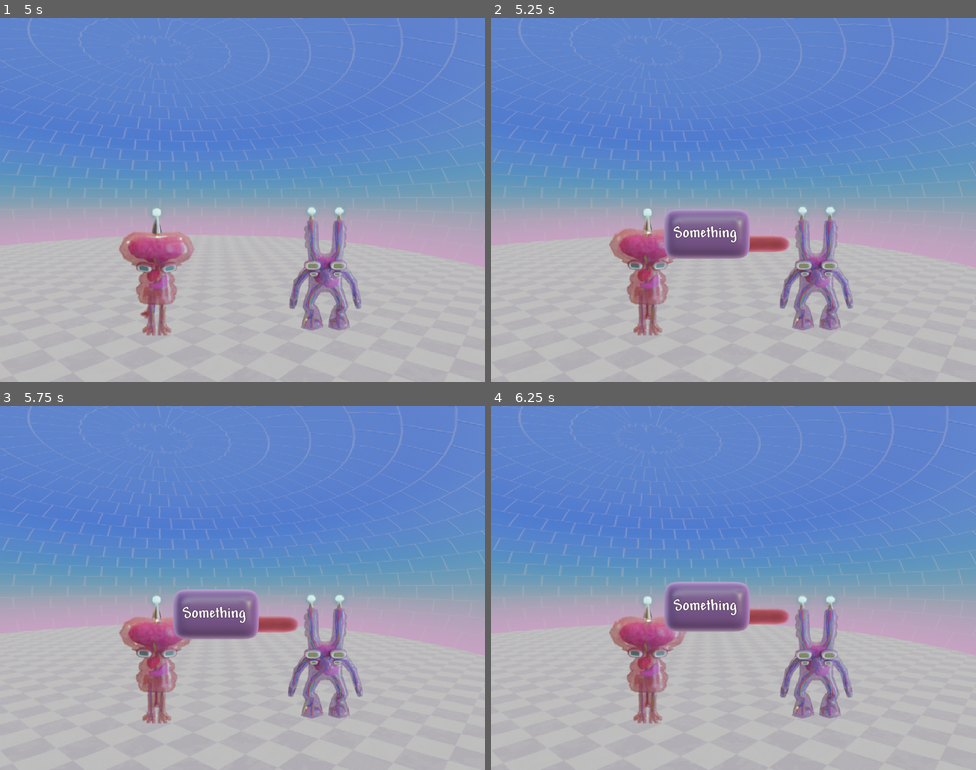
Above: before the commit, frames 1-4 (two rows, left to right).
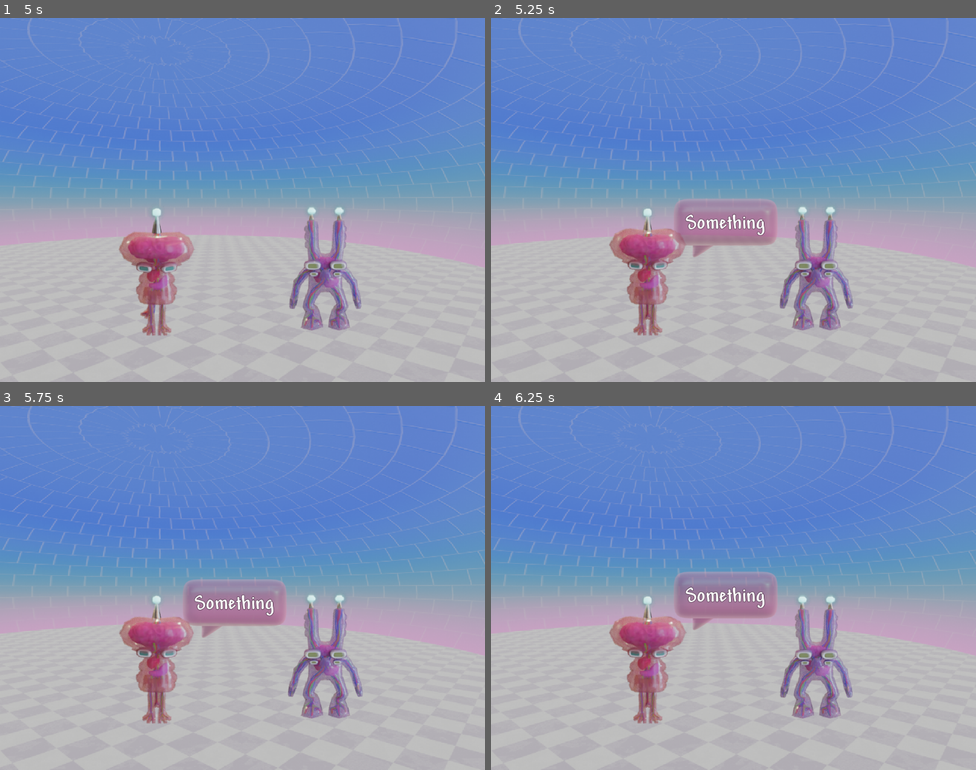
Above: after the commit, the same moments.

Repository: goudreinette/specimenz
Game: Godot game, scene res://rooms/comms_room/communications_room.tscn
Two runs of this game, one before a commit and one after it. Both use one fixed random seed, a clock stepped at 60 frames per second and the inputs below. This scene is started directly instead of the project's main scene.
Inputs (mouse positions are in pixels of both pictures, inside the frame that each line leads up to):
- Up to frame 1 (5 s): tap Enter (ui_accept) at 0.5, 0.77, 3.77 s; move the mouse to (349, 181) at 0.52 s; click (349, 181) at 0.67 s; drag from (145, 218) to (218, 272) at 1.27 s; move the mouse to (291, 119) at 2.02 s; click (291, 119) at 2.17 s; drag from (218, 272) to (97, 145) at 2.77 s; move the mouse to (388, 254) at 3.52 s; click (388, 254) at 3.67 s; drag from (97, 145) to (169, 109) at 4.27 s
- Up to frame 2 (5.25 s): move the mouse to (757, 200) at 5.02 s; click (757, 200) at 5.17 s
- Up to frame 3 (5.75 s): no input
- Up to frame 4 (6.25 s): drag from (660, 497) to (636, 606) at 5.77 s

Frame 1 is identical in both runs. In frame 2, 3.2% of the frame differs, in the area x 35-62%, y 49-67%; in frame 3, 3.1%; in frame 4, 3.2%, in the area x 35-62%, y 45-62%.

Commit message:
bubble tweaks

Diff:
--- a/bubbles/pipettebubble.tscn
+++ b/bubbles/pipettebubble.tscn
@@ -1,40 +1,16 @@
 [gd_scene format=3 uid="uid://dktk6we34mcqp"]
 
-[ext_resource type="Texture2D" uid="uid://c6hx8w8n448vx" path="res://bubbles/pipettebubble.png" id="1_5lu65"]
 [ext_resource type="Script" uid="uid://yrckqn3ljddj" path="res://bubbles/SpeachBubble.gd" id="1_ae871"]
-[ext_resource type="Texture2D" uid="uid://dd8yvf4gnna3b" path="res://bubbles/poopybubbletex.png" id="3_nw034"]
+[ext_resource type="Texture2D" uid="uid://pff8xu4odxy6" path="res://bubbles/pipettebubbletail-crop.png" id="2_nw034"]
+[ext_resource type="Texture2D" uid="uid://bo4aby7h8rp2n" path="res://bubbles/pipettebubbletex.png" id="3_1j2hc"]
 [ext_resource type="FontFile" uid="uid://de6y7ndjmxd6a" path="res://bubbles/Andy Bold.ttf" id="4_1j2hc"]
 
 [sub_resource type="Animation" id="Animation_ae871"]
 length = 0.001
-tracks/0/type = "value"
-tracks/0/imported = false
-tracks/0/enabled = true
-tracks/0/path = NodePath("Poopybubble:scale")
-tracks/0/interp = 1
-tracks/0/loop_wrap = true
-tracks/0/keys = {
-"times": PackedFloat32Array(0),
-"transitions": PackedFloat32Array(1),
-"update": 0,
-"values": [Vector2(0.44329897, 0.44444445)]
-}
 
 [sub_resource type="Animation" id="Animation_5gasc"]
 resource_name = "in"
 step = 0.1
-tracks/0/type = "value"
-tracks/0/imported = false
-tracks/0/enabled = true
-tracks/0/path = NodePath("Poopybubble:scale")
-tracks/0/interp = 1
-tracks/0/loop_wrap = true
-tracks/0/keys = {
-"times": PackedFloat32Array(0, 0.2),
-"transitions": PackedFloat32Array(0.16493848, 0.16493848),
-"update": 0,
-"values": [Vector2(0, 0), Vector2(0.5, 0.5)]
-}
 
 [sub_resource type="AnimationLibrary" id="AnimationLibrary_nw034"]
 _data = {
@@ -45,44 +21,62 @@
 [node name="Node2D" type="Node2D" unique_id=733696023]
 script = ExtResource("1_ae871")
 
-[node name="Poopybubble" type="Sprite2D" parent="." unique_id=1801715723]
-position = Vector2(161, -46.000004)
-scale = Vector2(0.44329897, 0.44444445)
-texture = ExtResource("1_5lu65")
-metadata/_edit_group_ = true
-
 [node name="AnimationPlayer" type="AnimationPlayer" parent="." unique_id=210274144]
 libraries/ = SubResource("AnimationLibrary_nw034")
 autoplay = &"in"
 
-[node name="MarginContainer" type="MarginContainer" parent="." unique_id=1241822577]
-offset_left = 31.0
-offset_top = -122.0
-offset_right = 204.0
-offset_bottom = -20.0
+[node name="MarginContainer" type="MarginContainer" parent="." unique_id=1585370056]
+anchors_preset = 2
+anchor_top = 1.0
+anchor_bottom = 1.0
+offset_left = 35.0
+offset_top = -151.0
+offset_right = 210.0
+offset_bottom = -46.0
+grow_vertical = 0
+theme_override_constants/margin_left = 15
+theme_override_constants/margin_top = 9
+theme_override_constants/margin_right = 28
+theme_override_constants/margin_bottom = 0
 
-[node name="NinePatchRect" type="NinePatchRect" parent="MarginContainer" unique_id=1802869016]
+[node name="OpacityContainer" type="MarginContainer" parent="MarginContainer" unique_id=1558345921]
 layout_mode = 2
-texture = ExtResource("3_nw034")
+
+[node name="Poopybubbletail" type="TextureRect" parent="MarginContainer/OpacityContainer" unique_id=2117137563]
+modulate = Color(1, 1, 1, 0.5568628)
+layout_mode = 2
+size_flags_horizontal = 0
+size_flags_vertical = 8
+offset_transform_enabled = true
+offset_transform_position = Vector2(37, 26)
+texture = ExtResource("2_nw034")
+
+[node name="NinePatchRect" type="NinePatchRect" parent="MarginContainer/OpacityContainer" unique_id=1894965505]
+modulate = Color(1, 1, 1, 0.52156866)
+layout_mode = 2
+texture = ExtResource("3_1j2hc")
 region_rect = Rect2(0, 0, 128, 128)
 patch_margin_left = 48
-patch_margin_top = 48
+patch_margin_top = 24
 patch_margin_right = 48
-patch_margin_bottom = 54
+patch_margin_bottom = 24
 
-[node name="MarginContainer" type="MarginContainer" parent="MarginContainer" unique_id=878643120]
+[node name="MarginContainer" type="MarginContainer" parent="MarginContainer" unique_id=2000297366]
 layout_mode = 2
-theme_override_constants/margin_left = 20
-theme_override_constants/margin_top = 20
-theme_override_constants/margin_right = 20
-theme_override_constants/margin_bottom = 20
+offset_transform_enabled = true
+theme_override_constants/margin_left = 25
+theme_override_constants/margin_top = 21
+theme_override_constants/margin_right = 27
+theme_override_constants/margin_bottom = 19
 
-[node name="Label" type="Label" parent="MarginContainer/MarginContainer" unique_id=824355096]
+[node name="Label" type="Label" parent="MarginContainer/MarginContainer" unique_id=463327652]
 layout_mode = 2
+offset_transform_enabled = true
+offset_transform_position = Vector2(0, 3)
 theme_override_colors/font_outline_color = Color(0.20182875, 0.09940275, 0.17749885, 1)
-theme_override_constants/line_spacing = -5
+theme_override_constants/line_spacing = 0
 theme_override_constants/outline_size = 3
 theme_override_constants/shadow_outline_size = 4
 theme_override_fonts/font = ExtResource("4_1j2hc")
-theme_override_font_sizes/font_size = 32
-text = "dwdwdw"
+theme_override_font_sizes/font_size = 40
+text = "hello"
--- a/bubbles/poopybubble.tscn
+++ b/bubbles/poopybubble.tscn
@@ -1,11 +1,10 @@
 [gd_scene format=3 uid="uid://du4e1yyx1hq22"]
 
 [ext_resource type="Script" uid="uid://yrckqn3ljddj" path="res://bubbles/SpeachBubble.gd" id="1_4s25s"]
-[ext_resource type="Texture2D" uid="uid://b0u5o68a7f1af" path="res://bubbles/poopybubble.png" id="1_8kmmo"]
+[ext_resource type="Texture2D" uid="uid://bidf6eg2yh2w6" path="res://bubbles/poopybubble.png" id="1_8kmmo"]
 [ext_resource type="Texture2D" uid="uid://dim5pjp8csxxc" path="res://bubbles/poopybubbletail-crop.png" id="3_0hw5c"]
 [ext_resource type="Texture2D" uid="uid://diank45a1g3dq" path="res://bubbles/poopybubbletex-squish-new.png" id="3_nj2ao"]
 [ext_resource type="FontFile" uid="uid://de6y7ndjmxd6a" path="res://bubbles/Andy Bold.ttf" id="3_vmxin"]
-[ext_resource type="Texture2D" uid="uid://d3sca8db8q302" path="res://bubbles/poopybubbletex-squish.png" id="6_nj2ao"]
 
 [sub_resource type="Animation" id="Animation_ae871"]
 length = 0.001
@@ -124,60 +123,3 @@
 theme_override_fonts/font = ExtResource("3_vmxin")
 theme_override_font_sizes/font_size = 40
 text = "hello"
-
-[node name="MarginContainer2" type="MarginContainer" parent="." unique_id=1108182838]
-visible = false
-anchors_preset = 3
-anchor_left = 1.0
-anchor_top = 1.0
-anchor_right = 1.0
-anchor_bottom = 1.0
-offset_left = 235.0
-offset_top = -118.0
-offset_right = 528.0
-offset_bottom = -22.0
-grow_horizontal = 0
-grow_vertical = 0
-theme_override_constants/margin_left = 15
-theme_override_constants/margin_top = 9
-theme_override_constants/margin_right = 28
-theme_override_constants/margin_bottom = 15
-
-[node name="NinePatchRect" type="NinePatchRect" parent="MarginContainer2" unique_id=577601792]
-layout_mode = 2
-texture = ExtResource("3_nj2ao")
-region_rect = Rect2(0, 48, 128, 80)
-patch_margin_left = 48
-patch_margin_top = 24
-patch_margin_right = 48
-patch_margin_bottom = 24
-
-[node name="Label" type="Label" parent="MarginContainer2" unique_id=916856521]
-layout_mode = 2
-offset_transform_enabled = true
-offset_transform_position = Vector2(0, 3)
-theme_override_colors/font_outline_color = Color(0.20182875, 0.09940275, 0.17749885, 1)
-theme_override_constants/line_spacing = 0
-theme_override_constants/outline_size = 3
-theme_override_constants/shadow_outline_size = 4
-theme_override_fonts/font = ExtResource("3_vmxin")
-theme_override_font_sizes/font_size = 40
-text = "dwdwdwtetete
-jjgjgjg
-hhffhfhhf
-ouououou
-yiyyiyiyiy"
-
-[node name="NinePatchRect" type="NinePatchRect" parent="." unique_id=255850087]
-visible = false
-modulate = Color(1, 1, 1, 0.5294118)
-offset_left = 5.0
-offset_top = -94.0
-offset_right = 101.0
-offset_bottom = -19.0
-texture = ExtResource("6_nj2ao")
-region_rect = Rect2(0, 0, 128, 96)
-patch_margin_left = 48
-patch_margin_top = 40
-patch_margin_right = 48
-patch_margin_bottom = 35
Binary file changed: bubbles/pipettebubble.png
Binary file added: bubbles/pipettebubbletail-crop.png
Not shown, changed: bubbles/pipettebubbletail-crop.png.import
Not shown, changed: rooms/garden/garden1.png.import
Not shown, changed: rooms/garden/garden2.png.import
Not shown, changed: rooms/garden/garden3.png.import
Not shown, changed: rooms/garden/garden4.png.import
Not shown, changed: rooms/hall/hall1.png.import
Not shown, changed: rooms/hall/hall2.png.import
Not shown, changed: rooms/hall/hall3.png.import
Not shown, changed: rooms/hall/hall4.png.import
Not shown, changed: rooms/hall/hall5.png.import
(and 23 more such lines)
